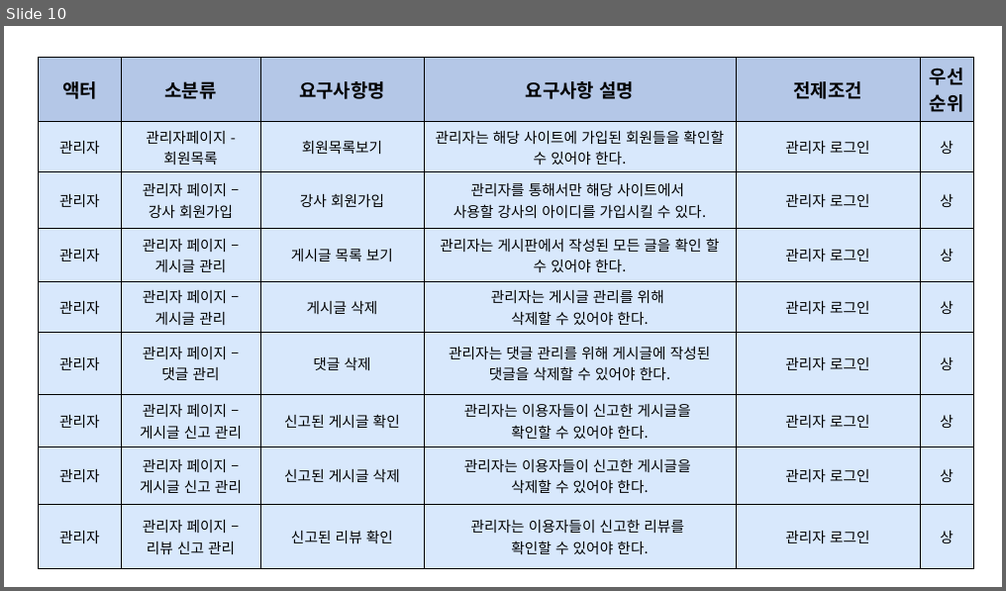
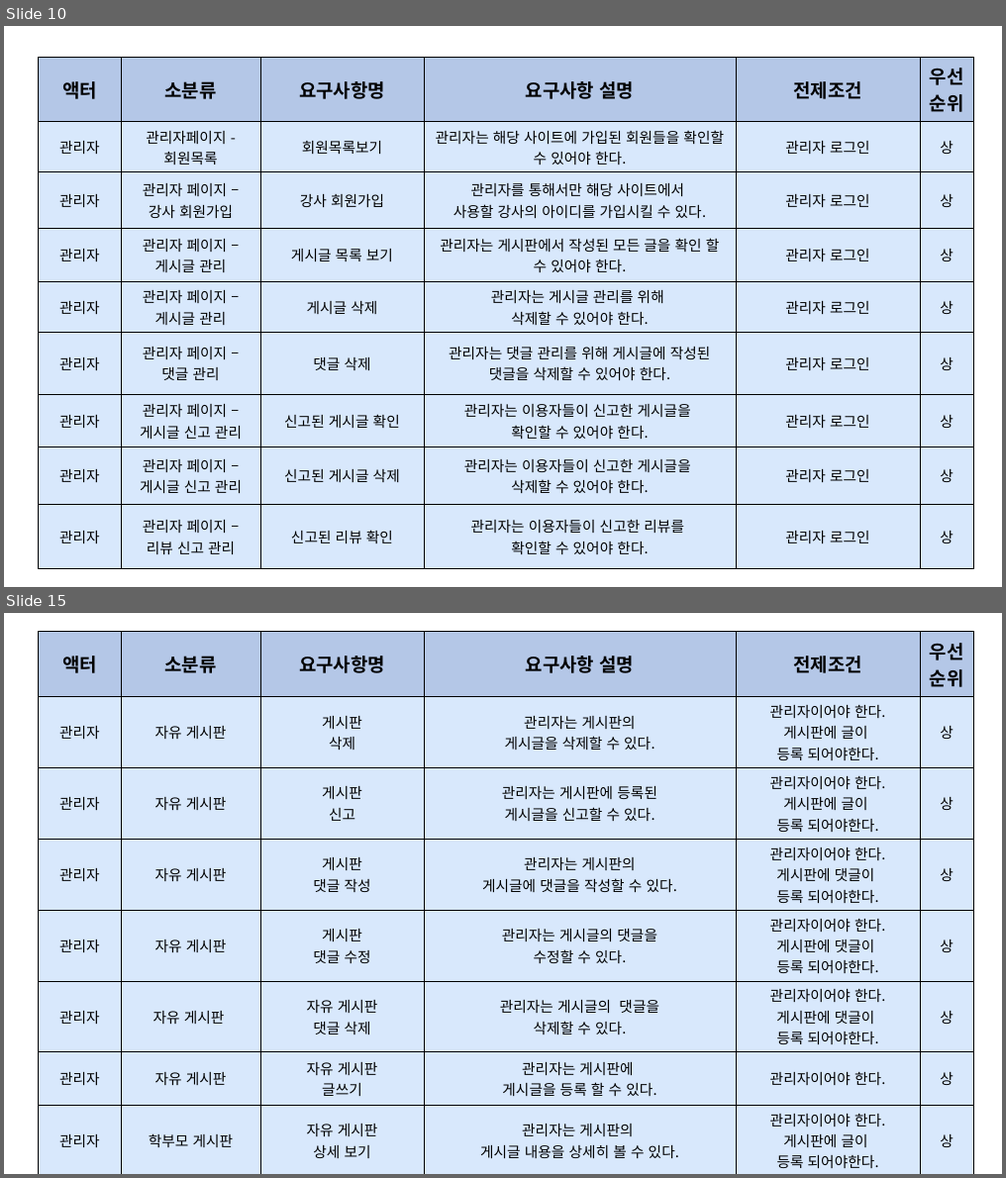
Before and after one commit to sedoll/team_pro4, a slide deck: output/요구사항_정의서/요구사항_정의서.pptx. Shown one above the other, each under a label of ours: slide 10 before the commit, slides 10 and 15 after it; the slides between them are not shown. The pictures are 1006x591 and 1006x1178 pixels, drawn with LibreOffice and Linux fonts; fonts in the diff are those of the drawing. Boxes give left, top, right and bottom in pixels: in the first picture for what was removed or moved away, otherwise in the second. Text is boxed around its words. In the diff, an @@ line names an element or a change of style, - is before the commit and + after.

Commit message:
[oh 231024] readme 요구사항, 결과이미지, 클래스다이어그램 수정

```diff
--- a/output/요구사항_정의서/요구사항_정의서.pptx
+++ b/output/요구사항_정의서/요구사항_정의서.pptx
@@ slide 15 added at [4,613,1002,1174], background #FFFFFF @@
@@ table added at [39,632,974,1174], 9 rows, 6 columns @@
+액터 | 소분류 | 요구사항명 | 요구사항 설명 | 전제조건 | 우선순위
+관리자 | 자유 게시판 | 게시판 / 삭제 | 관리자는 게시판의 / 게시글을 삭제할 수 있다. | 관리자이어야 한다. / 게시판에 글이 / 등록 되어야한다. | 상
+관리자 | 자유 게시판 | 게시판 / 신고 | 관리자는 게시판에 등록된 / 게시글을 신고할 수 있다. | 관리자이어야 한다. / 게시판에 글이 / 등록 되어야한다. | 상
+관리자 | 자유 게시판 | 게시판 / 댓글 작성 | 관리자는 게시판의 / 게시글에 댓글을 작성할 수 있다. | 관리자이어야 한다. / 게시판에 댓글이 / 등록 되어야한다. | 상
+관리자 | 자유 게시판 | 게시판 / 댓글 수정 | 관리자는 게시글의 댓글을 / 수정할 수 있다. | 관리자이어야 한다. / 게시판에 댓글이 / 등록 되어야한다. | 상
+관리자 | 자유 게시판 | 자유 게시판 / 댓글 삭제 | 관리자는 게시글의 댓글을 / 삭제할 수 있다. | 관리자이어야 한다. / 게시판에 댓글이 / 등록 되어야한다. | 상
+관리자 | 자유 게시판 | 자유 게시판 / 글쓰기 | 관리자는 게시판에 / 게시글을 등록 할 수 있다. | 관리자이어야 한다. | 상
+관리자 | 학부모 게시판 | 자유 게시판 / 상세 보기 | 관리자는 게시판의 / 게시글 내용을 상세히 볼 수 있다. | 관리자이어야 한다. / 게시판에 글이 / 등록 되어야한다. | 상
+관리자 | 학부모 게시판 | 자유 게시판 / 삭제 | 관리자는 게시판의 / 게시글을 삭제할 수 있다. | 관리자이어야 한다. / 게시판에 글이 / 등록 되어야한다. | 상
```
Also in this commit, not shown: 1 slide changed, 6 other slides added, 57 other files.
